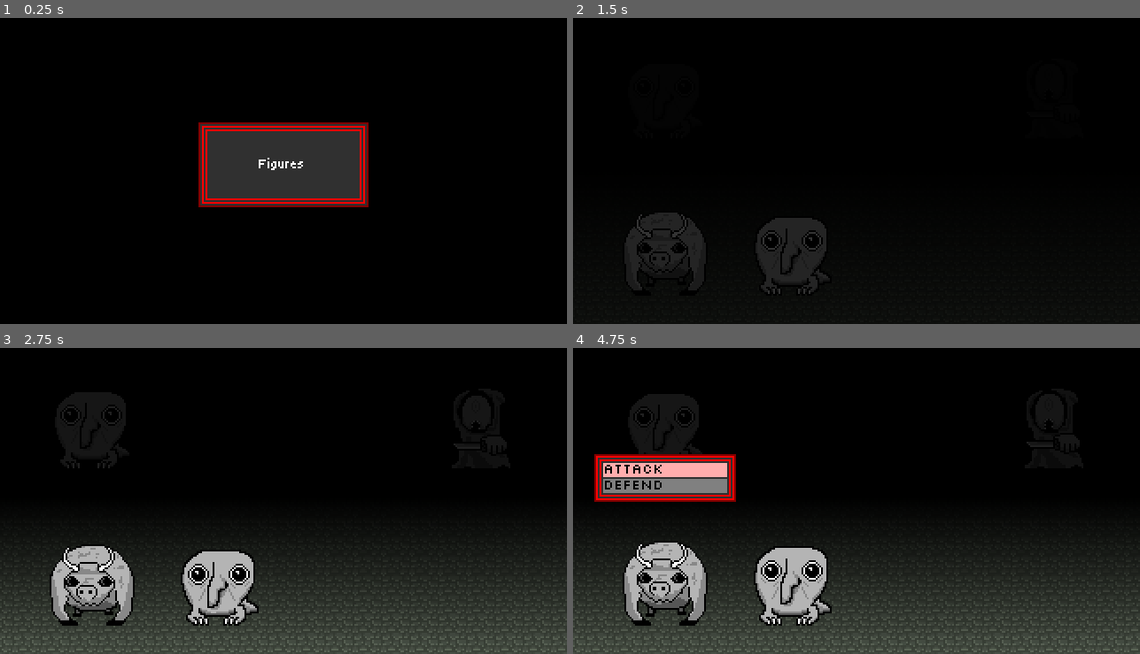
Above: before the commit, frames 1-4 (two rows, left to right).
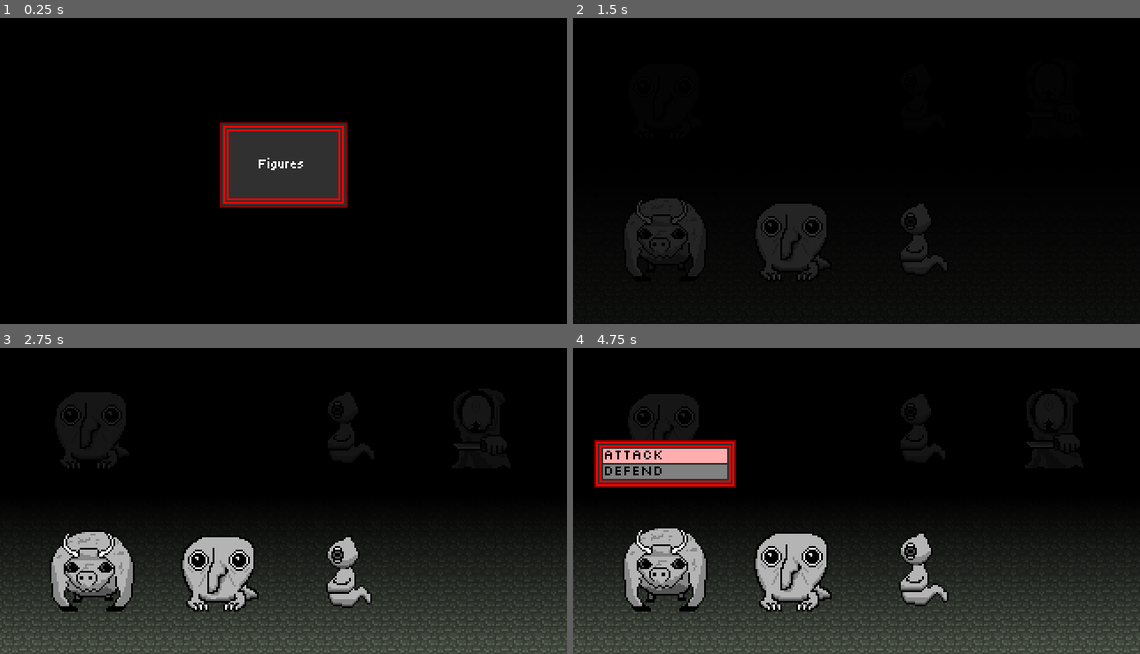
Above: after the commit, the same moments.

Repository: brandonkilpatrick059/demonrpg
Game: Godot game, scene res://battle/battle_system_sandbox.tscn
The game is run twice, just before and just after one commit, with the same random seed, the same clock (stepped at 60 frames per second) and the same inputs.
Inputs:
- Up to frame 1 (0.25 s): no input
- Up to frame 2 (1.5 s): hold D (right) 0.53-1.28 s; tap Space (action_1) at 0.6, 1.35 s; tap Enter at 1.25 s; hold S (down) from 1.28 s (still down)
- Up to frame 3 (2.75 s): release S (down) at 2.03 s; hold D (right) from 2.03 s (still down); tap Shift (action_2) at 2.1 s; tap Space (action_1) at 2.3 s
- Up to frame 4 (4.75 s): tap Space (action_1) at 2.75, 2.85, 3.6, 4.55 s; release D (right) at 2.78 s; hold W (up) 2.78-3.53 s; hold A (left) from 3.53 s (still down); tap Enter at 4.25 s; tap Shift (action_2) at 4.35 s

The runs differ from the first frame. In frame 1, 2.6% of the frame differs, in the area x 35-65%, y 34-62%; in frame 2, 3.4%; in frame 3, 6.5%; in frame 4, 11%, in the area x 3-67%, y 18-91%.

Commit message:
minor fixes and tweaks

Diff:
--- a/battle/battle_system.tscn
+++ b/battle/battle_system.tscn
@@ -14,7 +14,6 @@
 [ext_resource type="PackedScene" uid="uid://bfh5a8mgq3k77" path="res://battle/interface/battle_message.tscn" id="12_sycs1"]
 [ext_resource type="PackedScene" uid="uid://bi4xmaplnycfb" path="res://battle/interface/battle_input/battle_status.tscn" id="13_qcet8"]
 [ext_resource type="PackedScene" uid="uid://c0gb20r7oawgo" path="res://battle/interface/hp_gauge.tscn" id="15_qcet8"]
-[ext_resource type="SpriteFrames" uid="uid://b7kuox6c5v233" path="res://sprites/spritesheets/familiars/L1_braim.tres" id="15_tv3fy"]
 
 [node name="BattleSystem" type="Node2D" unique_id=415039822]
 script = ExtResource("1_m8o33")
@@ -28,6 +27,7 @@
 texture = ExtResource("2_o4lua")
 
 [node name="player_boundaries" type="Sprite2D" parent="guides" unique_id=1310533381]
+position = Vector2(0, -8)
 texture = ExtResource("3_7mede")
 
 [node name="opponent_boundaries" type="Sprite2D" parent="guides" unique_id=1163929036]
@@ -94,6 +94,7 @@
 script = ExtResource("7_213sk")
 
 [node name="player" type="Node2D" parent="familiars" unique_id=138781909]
+position = Vector2(0, -8)
 
 [node name="1" type="Node2D" parent="familiars/player" unique_id=1693108586 node_paths=PackedStringArray("select_arrow")]
 position = Vector2(-108, 50)
@@ -177,9 +178,3 @@
 z_index = 4
 color = Color(0, 0, 0, 1)
 polygon = PackedVector2Array(-256, -256, 256, -256, 256, 256, -256, 256)
-
-[node name="AnimatedSprite2D" type="AnimatedSprite2D" parent="." unique_id=364775759]
-position = Vector2(-349, -28)
-sprite_frames = ExtResource("15_tv3fy")
-animation = &"die"
-frame_progress = 0.8427655
--- a/battle/battle_system_sandbox.tscn
+++ b/battle/battle_system_sandbox.tscn
@@ -1,6 +1,7 @@
 [gd_scene format=3 uid="uid://d1hwdmd2h6inw"]
 
 [ext_resource type="PackedScene" uid="uid://d1yksn1grty30" path="res://battle/battle_system.tscn" id="1_13ec6"]
+[ext_resource type="PackedScene" uid="uid://kljr0hxngqkg" path="res://familiars/L0_homunculus.tscn" id="2_ogmts"]
 [ext_resource type="PackedScene" uid="uid://cji52mlwppvu1" path="res://familiars/L1_martyr.tscn" id="3_8kxpe"]
 [ext_resource type="PackedScene" uid="uid://c2fp2021t2vq8" path="res://familiars/L1_gark.tscn" id="4_ogmts"]
 [ext_resource type="PackedScene" uid="uid://be8nahf55fp0p" path="res://familiars/L1_braim.tscn" id="5_f717y"]
@@ -9,13 +10,20 @@
 
 [node name="BattleSystem" parent="." unique_id=415039822 node_paths=PackedStringArray("opponent_familiars", "player_familiars") instance=ExtResource("1_13ec6")]
 position = Vector2(160, 90)
-opponent_familiars = [NodePath("L1martyr3"), NodePath("L1gark")]
-player_familiars = [NodePath("L1braim"), NodePath("L1gark2")]
+opponent_familiars = [NodePath("L1martyr3"), NodePath("L1gark"), NodePath("L0Homunculus")]
+player_familiars = [NodePath("L1braim"), NodePath("L1gark2"), NodePath("L0Homunculus2")]
+
+[node name="L0Homunculus2" parent="BattleSystem" unique_id=246003526 instance=ExtResource("2_ogmts")]
 
 [node name="L1martyr3" parent="BattleSystem" unique_id=665361896 instance=ExtResource("3_8kxpe")]
 
 [node name="L1braim" parent="BattleSystem" unique_id=775875402 instance=ExtResource("5_f717y")]
 
-[node name="L1gark" parent="BattleSystem" unique_id=246003526 instance=ExtResource("4_ogmts")]
+[node name="L1gark" parent="BattleSystem" unique_id=1235899086 instance=ExtResource("4_ogmts")]
 
 [node name="L1gark2" parent="BattleSystem" unique_id=2125534241 instance=ExtResource("4_ogmts")]
+
+[node name="L0Homunculus" parent="BattleSystem" unique_id=156486225 instance=ExtResource("2_ogmts")]
+
+[node name="Camera2D" type="Camera2D" parent="." unique_id=284835023]
+position = Vector2(160, 90)
--- a/battle/interface/battle_message.tscn
+++ b/battle/interface/battle_message.tscn
@@ -1,23 +1,22 @@
 [gd_scene format=3 uid="uid://bfh5a8mgq3k77"]
 
 [ext_resource type="Script" uid="uid://bukyv1ya42oa2" path="res://scripts/battle_system/interface/battle_message.gd" id="1_oe7gc"]
-[ext_resource type="Texture2D" uid="uid://bw4lf4x51geq" path="res://sprites/battle/interface/battle_message.png" id="1_yk004"]
 [ext_resource type="FontFile" uid="uid://bitlv1cop4rx3" path="res://fonts/Tiny5-Regular.ttf" id="2_m6m26"]
+[ext_resource type="Texture2D" uid="uid://bkclg804ah3sd" path="res://sprites/battle/interface/battle_status_menu.png" id="2_oe7gc"]
 
 [node name="BattleMessage" type="Node2D" unique_id=836972938]
 script = ExtResource("1_oe7gc")
 
 [node name="background" type="Sprite2D" parent="." unique_id=1959372842]
-texture = ExtResource("1_yk004")
+texture = ExtResource("2_oe7gc")
 
 [node name="RichTextLabel" type="RichTextLabel" parent="." unique_id=1447160935]
-offset_left = -42.0
+offset_left = -30.0
 offset_top = -18.0
-offset_right = 42.0
+offset_right = 30.0
 offset_bottom = 18.0
 theme_override_fonts/normal_font = ExtResource("2_m6m26")
 theme_override_font_sizes/normal_font_size = 8
 bbcode_enabled = true
-text = "Byle casts FIRE"
 horizontal_alignment = 1
 vertical_alignment = 1
--- a/familiars/L0_homunculus.tscn
+++ b/familiars/L0_homunculus.tscn
@@ -4,7 +4,6 @@
 [ext_resource type="SpriteFrames" uid="uid://i0phegh6h7l1" path="res://sprites/spritesheets/familiars/homunculus.tres" id="2_wdsci"]
 [ext_resource type="PackedScene" uid="uid://dp3w8es7pgt6h" path="res://battle/actions/action_attack.tscn" id="3_u4urq"]
 [ext_resource type="PackedScene" uid="uid://qota78qdnkyd" path="res://battle/actions/action_defend.tscn" id="4_pswk3"]
-[ext_resource type="PackedScene" uid="uid://iwklftc2amt6" path="res://battle/actions/action_feed.tscn" id="5_pswk3"]
 
 [node name="L0Homunculus" type="Node2D" unique_id=246003526]
 script = ExtResource("1_vn800")
@@ -15,11 +14,11 @@
 
 [node name="AnimatedSprite2D" type="AnimatedSprite2D" parent="." unique_id=1082216655]
 sprite_frames = ExtResource("2_wdsci")
+animation = &"attack"
+frame_progress = 0.5599556
 
 [node name="actions" type="Node" parent="." unique_id=1006645435]
 
 [node name="ActionAttack" parent="actions" unique_id=918915832 instance=ExtResource("3_u4urq")]
 
 [node name="ActionDefend" parent="actions" unique_id=354772795 instance=ExtResource("4_pswk3")]
-
-[node name="ActionFeed" parent="actions" unique_id=261862437 instance=ExtResource("5_pswk3")]
--- a/project.godot
+++ b/project.godot
@@ -26,7 +26,6 @@
 window/size/mode=4
 window/size/resizable=false
 window/stretch/mode="viewport"
-window/stretch/aspect="expand"
 window/stretch/scale_mode="integer"
 
 [input]
--- a/scripts/battle_system/battle_system_manager.gd
+++ b/scripts/battle_system/battle_system_manager.gd
@@ -240,24 +240,40 @@
 	targetable_familiars.clear()
 	targeted_familiars.clear()
 	var target_type : BattleAction.TargetType = action.get_target_type()
+	var unsorted_targets : Array[Familiar]
 	match target_type:
 		BattleAction.TargetType.NO_TARGET:
 			pass
 		BattleAction.TargetType.ANY_OPPONENT:
 			for opponent in opponent_familiars:
 				if(not opponent.is_dead()):
-					targetable_familiars.append(opponent)
+					unsorted_targets.append(opponent)
 		BattleAction.TargetType.ANY_ALLY:
 			for familiar in player_familiars:
 				if(not familiar.is_dead()):
-					targetable_familiars.append(familiar)
+					unsorted_targets.append(familiar)
 		BattleAction.TargetType.ANY_DEAD:
 			for opponent in opponent_familiars:
 				if(opponent.is_dead()):
-					targetable_familiars.append(opponent)
+					unsorted_targets.append(opponent)
 			for familiar in player_familiars:
 				if(familiar.is_dead()):
-					targetable_familiars.append(familiar)
+					unsorted_targets.append(familiar)
+	if(unsorted_targets.size() > 0):
+		var sorted_targets : Array[Familiar] = []
+		while(unsorted_targets.size() > 0):
+			var sort_target = unsorted_targets.pop_back()
+			if(sorted_targets.size() == 0):
+				sorted_targets.append(sort_target)
+			else:
+				var index = 0
+				while(index < sorted_targets.size()):
+					var sorted_x = sorted_targets[index].global_position.x
+					if(sort_target.global_position.x < sorted_x):
+						break
+					index = index + 1
+				sorted_targets.insert(index,sort_target)
+		targetable_familiars.append_array(sorted_targets)
 
 func handle_target_input():
 	var target_type : BattleAction.TargetType = targeting_action.get_target_type()
--- a/scripts/battle_system/interface/battle_message.gd
+++ b/scripts/battle_system/interface/battle_message.gd
@@ -61,7 +61,7 @@
 			current_text = full_text.substr(0,text_index)
 			timer.start(text_speed)
 			update_label()
-			audio_player.stream = load("res://audio/effects/click.ogg")
+			audio_player.stream = load("res://audio/effects/bell_first_low.ogg")
 			audio_player.play()
 	else:
 		finished_writing = true
@@ -84,8 +84,6 @@
 					var battle_system : BattleSystemManager
 					battle_system = get_tree().get_first_node_in_group("battle_system")
 					battle_system.end_awaiting_input()
-					audio_player.stream = load("res://audio/effects/brush_snare.ogg")
-				audio_player.play()
 
 func _physics_process(_delta: float) -> void:
 	if(not finished_writing):
--- a/scripts/battle_system/interface/hp_gauge.gd
+++ b/scripts/battle_system/interface/hp_gauge.gd
@@ -15,6 +15,8 @@
 func set_gauge(fraction : float, no_animate : bool = false):
 	var num_frames = sprite_frames.get_frame_count("default")
 	set_level = (fraction * num_frames)
+	if(fraction > 0 && set_level == 0):
+		set_level = 1
 	if(no_animate):
 		display_level = set_level
 		update_gauge()
--- a/sprites/spritesheets/familiars/L1_braim.tres
+++ b/sprites/spritesheets/familiars/L1_braim.tres
@@ -147,7 +147,7 @@
 }],
 "loop": 1,
 "name": &"attack",
-"speed": 5.0
+"speed": 8.0
 }, {
 "frames": [{
 "duration": 1.0,
--- a/sprites/spritesheets/familiars/homunculus.tres
+++ b/sprites/spritesheets/familiars/homunculus.tres
@@ -142,7 +142,7 @@
 }],
 "loop": 1,
 "name": &"attack",
-"speed": 10.0
+"speed": 8.0
 }, {
 "frames": [{
 "duration": 1.0,
Not shown, added: audio/effects/bell_first_low.ogg.import
Not shown, added: audio/effects/bell_first_low.ogg
